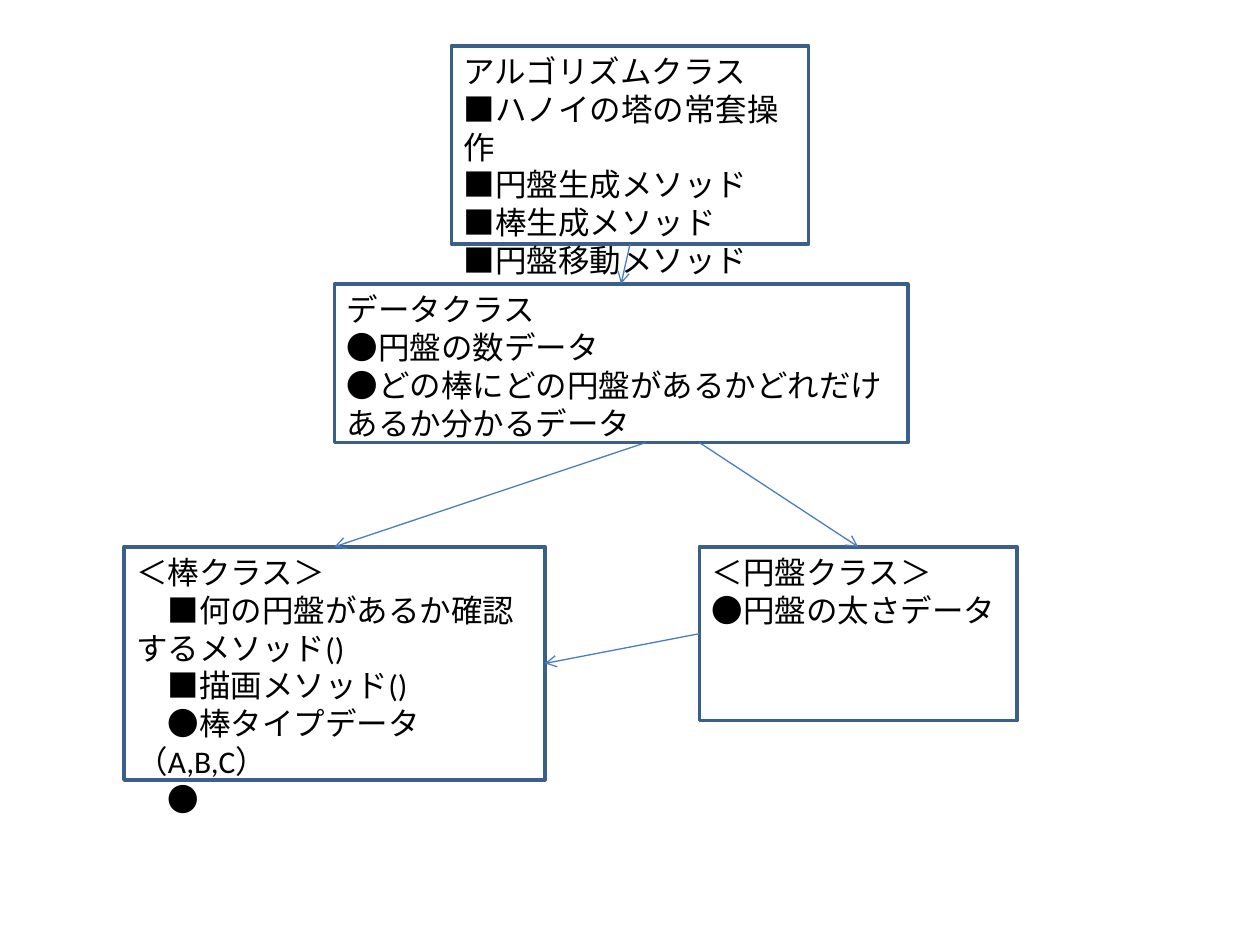
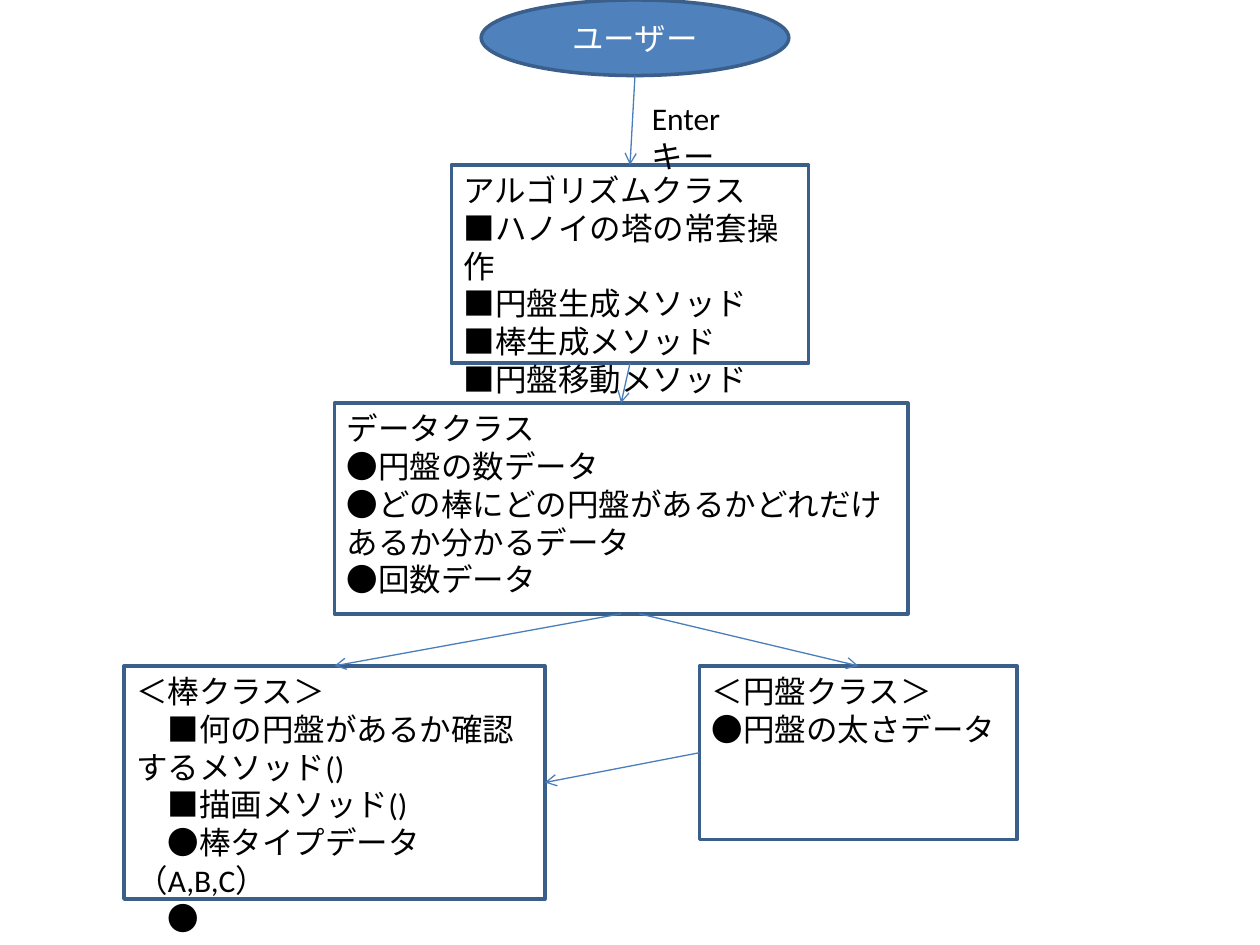
Before and after one commit to tsukimoto/TowerOfHanoi, a slide deck: slide 1 of 設計図.pptx. Drawn at 1260x945 pixels with LibreOffice and Linux fonts; fonts in the diff are those of the drawing. Boxes give left, top, right and bottom in pixels: in the first picture for what was removed or moved away, otherwise in the second. Text is boxed around its words. In the diff, an @@ line names an element or a change of style, - is before the commit and + after.

Commit message:
設計図にユーザーを追加

```diff
--- a/設計図.pptx
+++ b/設計図.pptx
@@ ellipse added at (x1=481, y1=0, x2=789, y2=76), fill #4F81BD, outline #3A5F8C 2 pt, 18 pt, text #FFFFFF @@
+ユーザー
@@ arrow added from (635, 76) to (630, 165), #4B7EBC 0.75 pt @@
@@ text added at (x1=639, y1=93, x2=794, y2=144), 18 pt, text #000000 @@
+Enterキー
@@ 3 rectangles, 2 arrows moved together from (x1=123, y1=45, x2=1017, y2=780) to (x1=123, y1=165, x2=1017, y2=898) @@
@@ rectangle "データクラス" resized from (x1=334, y1=284, x2=907, y2=442) to (x1=334, y1=403, x2=907, y2=614) @@
@@ text in rectangle at (x1=347, y1=564, x2=536, y2=594): paragraph added @@
+●回数データ
@@ arrow moved from (645, 442) - (334, 547) to (621, 614) - (334, 665) @@
@@ arrow moved from (699, 442) - (858, 547) to (639, 614) - (858, 665) @@
```
